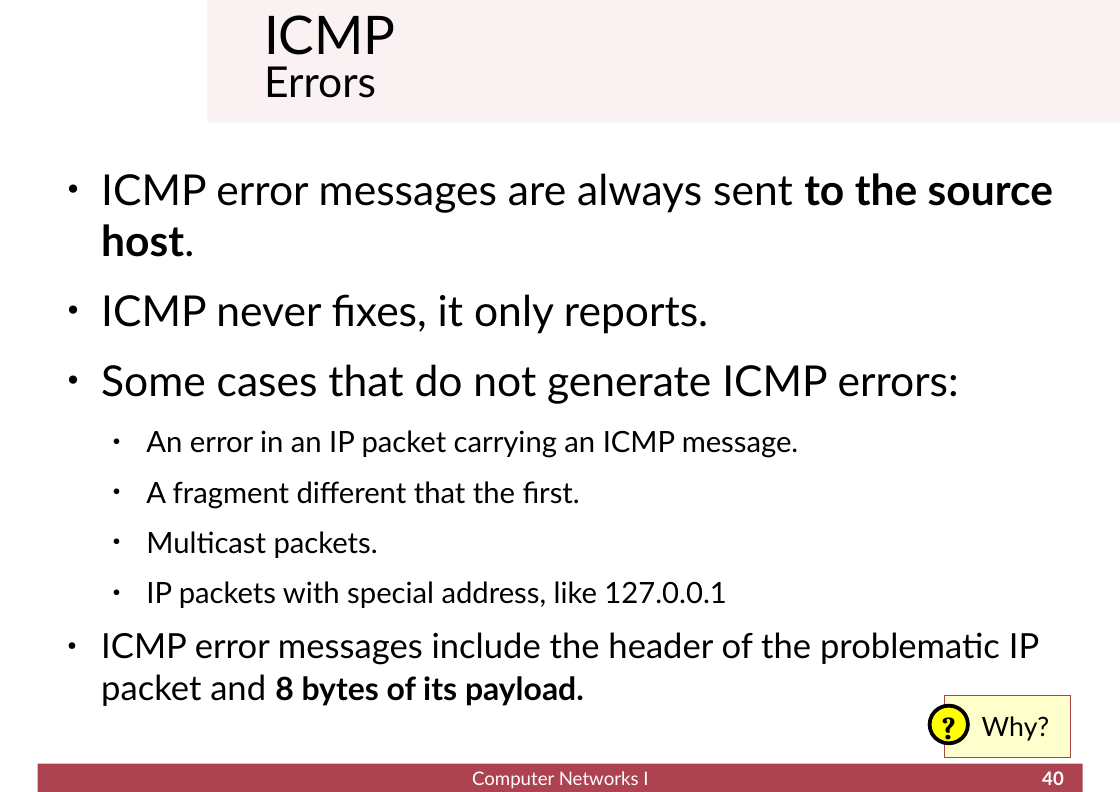
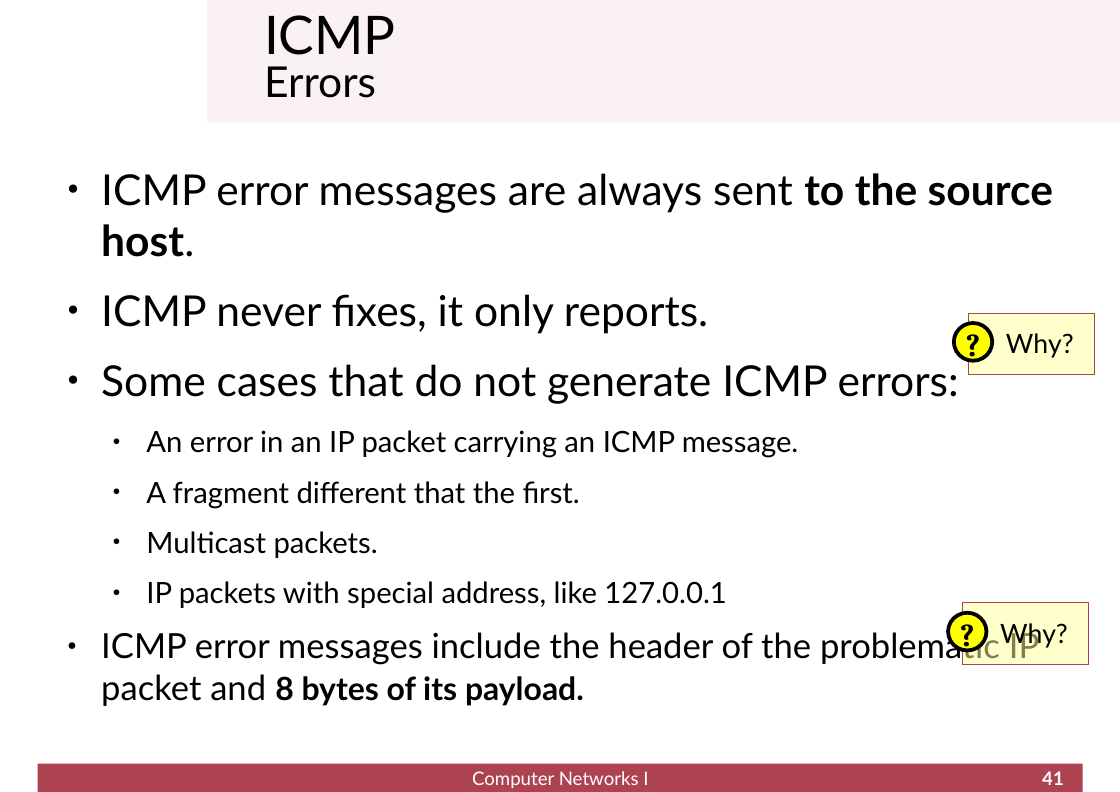
Before and after one commit to cletomartin/redes1, a slide deck: slide 41 of _downloads/21aa61b227b4c0dae4862a599d5031c3/network.odp (slide 40 before the commit). Drawn at 1120x792 pixels with LibreOffice and Linux fonts; fonts in the diff are those of the drawing; background and template pictures are left out. Boxes give left, top, right and bottom in pixels: in the first picture for what was removed or moved away, otherwise in the second. Text is boxed around its words. In the diff, an @@ line names an element or a change of style, - is before the commit and + after.

```diff
--- a/_downloads/21aa61b227b4c0dae4862a599d5031c3/network.odp
+++ b/_downloads/21aa61b227b4c0dae4862a599d5031c3/network.odp
@@ ellipse added at (954, 323, 993, 360), fill #FFFF00, outline #000000 2.83 pt @@
@@ text added at (964, 322, 982, 369), 24 pt, text #000000, bold @@
+?
@@ rectangle added at (969, 313, 1095, 375), fill #FFFF99 at 50% opacity, outline #AD4251 0 pt, 20 pt, text #000000 @@
+Why?
@@ 1 rectangle, 1 text, 1 ellipse: place and size @@
-1 rectangle, 1 text, 1 ellipse at (929, 696, 1071, 757)
+1 rectangle, 1 text, 1 ellipse at (949, 603, 1089, 664)
@@ page number at (1042, 771, 1064, 785): text changed @@
-40
+41
```
Also in this commit, not shown: 7 other slides changed, 2 slides added, 11 other files.
